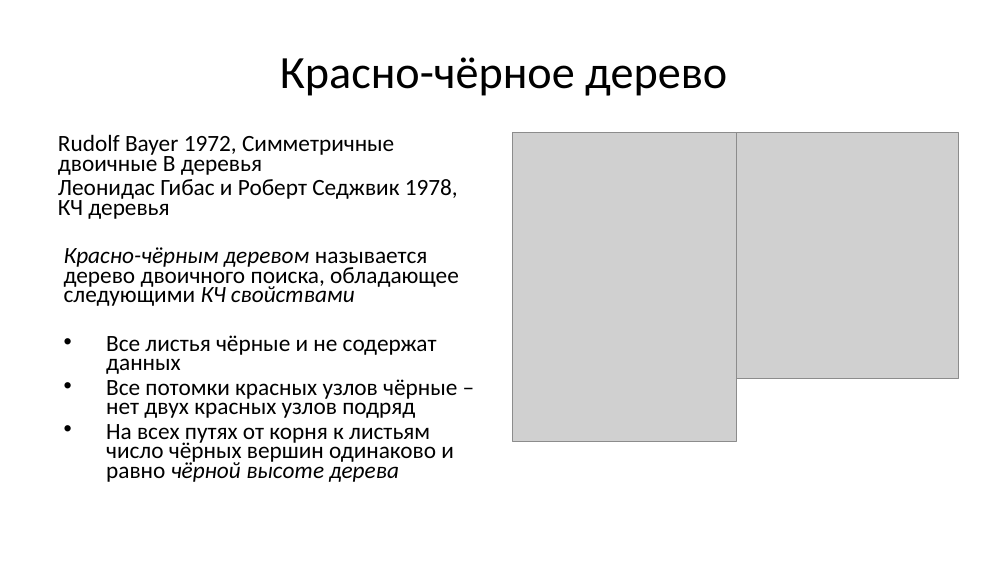
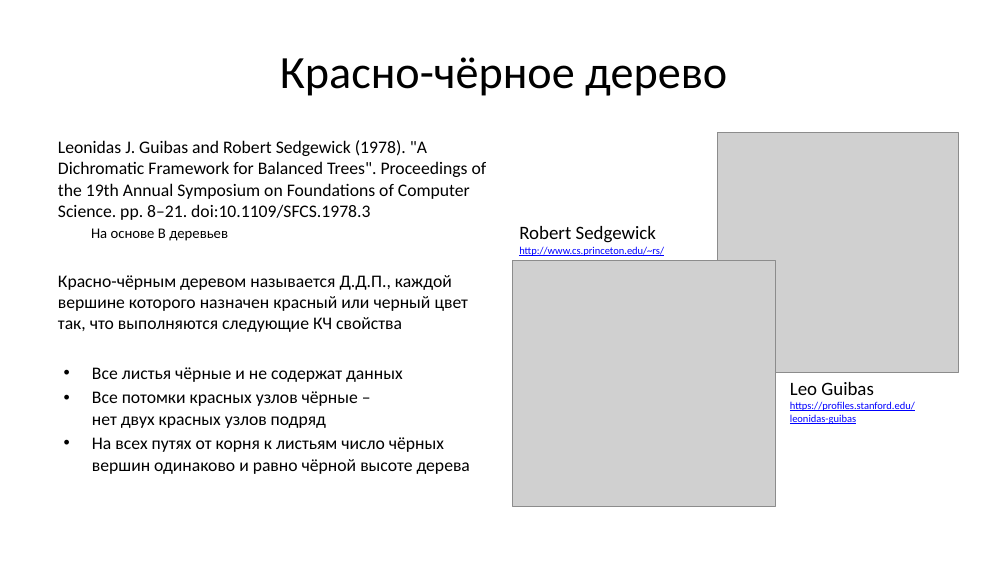
Before and after one commit to Evgueni-Petrov-aka-espetrov/Algorithms-and-Programming-in-C-pptx, a slide deck: slide 15 of 19 Б и КЧ деревья.pptx (slide 22 before the commit). Drawn at 1008x567 pixels with LibreOffice and Linux fonts; fonts in the diff are those of the drawing; grey boxes stand for pictures. Boxes give left, top, right and bottom in pixels: in the first picture for what was removed or moved away, otherwise in the second. Text is boxed around its words. In the diff, an @@ line names an element or a change of style, - is before the commit and + after.

```diff
--- a/19 Б и КЧ деревья.pptx
+++ b/19 Б и КЧ деревья.pptx
@@ text at <box>58,140,487,332</box>: text changed; size 22.2 to 16.8 pt @@
-Rudolf Bayer 1972, Симметричные двоичные B деревья
-Леонидас Гибас и Роберт Седжвик 1978,
-КЧ деревья
-Красно-чёрным деревом называется дерево двоичного поиска, обладающее следующими КЧ свойствами
+Leonidas J. Guibas and Robert Sedgewick (1978). "A Dichromatic Framework for Balanced Trees". Proceedings of the 19th Annual Symposium on Foundations of Computer Science. pp. 8–21. doi:10.1109/SFCS.1978.3
+  На основе B деревьев
+Красно-чёрным деревом называется Д.Д.П., каждой вершине которого назначен красный или черный цвет так, что выполняются следующие КЧ свойства
@@ picture removed at <box>513,132,737,441</box> @@
@@ picture: place and size @@
-picture at <box>735,132,959,378</box>
+picture at <box>718,132,958,373</box>
@@ text added at <box>519,226,664,256</box>, 10 pt, text #0000FF, underline @@
+Robert Sedgewick
+http://www.cs.princeton.edu/~rs/
@@ picture added at <box>513,261,777,507</box> @@
@@ text at <box>92,367,470,474</box>: size 22.2 to 16.8 pt in "Все листья чёрные и не содержат данных", "Все потомки красных узлов чёрные – нет ...", "На всех путях от корня к листьям ..."; italic off in "чёрной высоте дерева"; indent changed; line spacing 0.7 to 1; less space between paragraphs @@
@@ text added at <box>790,382,915,424</box>, 10 pt, text #0000FF, underline @@
+Leo Guibas
+https://profiles.stanford.edu/leonidas-guibas
```
Also in this commit, not shown: 12 other slides changed, 2 slides removed.
